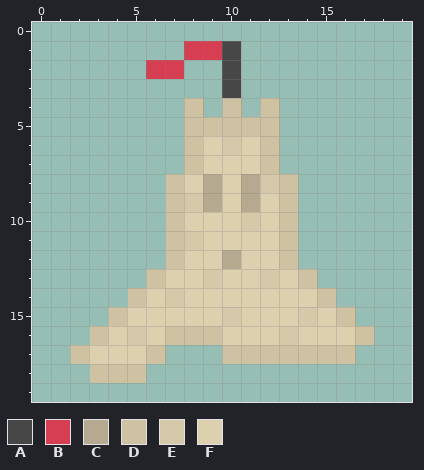
Two states of a pixel-art sprite, gfx/MShockXotto+/pngs_small_20x20/furnitures/f_sand_castle/f_sand_castle_1.png. The picture above is the old version.
The file is 20x20 pixels.
Palette (. is transparent): A #474747  B #d63e53  C #b5aa8f  D #cec2a3  E #d6c9a9  F #ddd0af
Pixels before, first column x 2:
 1 ......BBA.......
 2 ....BB..A.......
 3 ........A.......
 4 ......D.D.D.....
 5 ......DDDDD.....
 6 ......DFEFD.....
 7 ......DFFFD.....
 8 .....DFCFCED....
 9 .....DECFCFD....
10 .....DFFFEFD....
11 .....DEFFFFD....
12 .....DFFCFFD....
13 ....DFFEFFEFD...
14 ...DFEFFFFFFFD..
15 ..DFFFFFEFFFEFD.
16 .DFEFDDDFFFEFFFD
17 DFFFD...DDDDDDD.
18 .DDD............
Once edited:
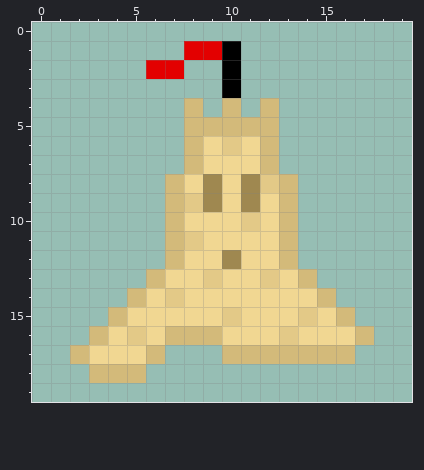
Change:
colour A: #474747 -> #000000
colour B: #d63e53 -> #e30000
colour C: #b5aa8f -> #9f8850
colour D: #cec2a3 -> #d3ba7a
colour E: #d6c9a9 -> #e3c987
colour F: #ddd0af -> #f1d792
Boxes around the changes in both pictures, in picture pixels (x1, y1, x2, y2):
changed: (70, 41, 374, 383)
